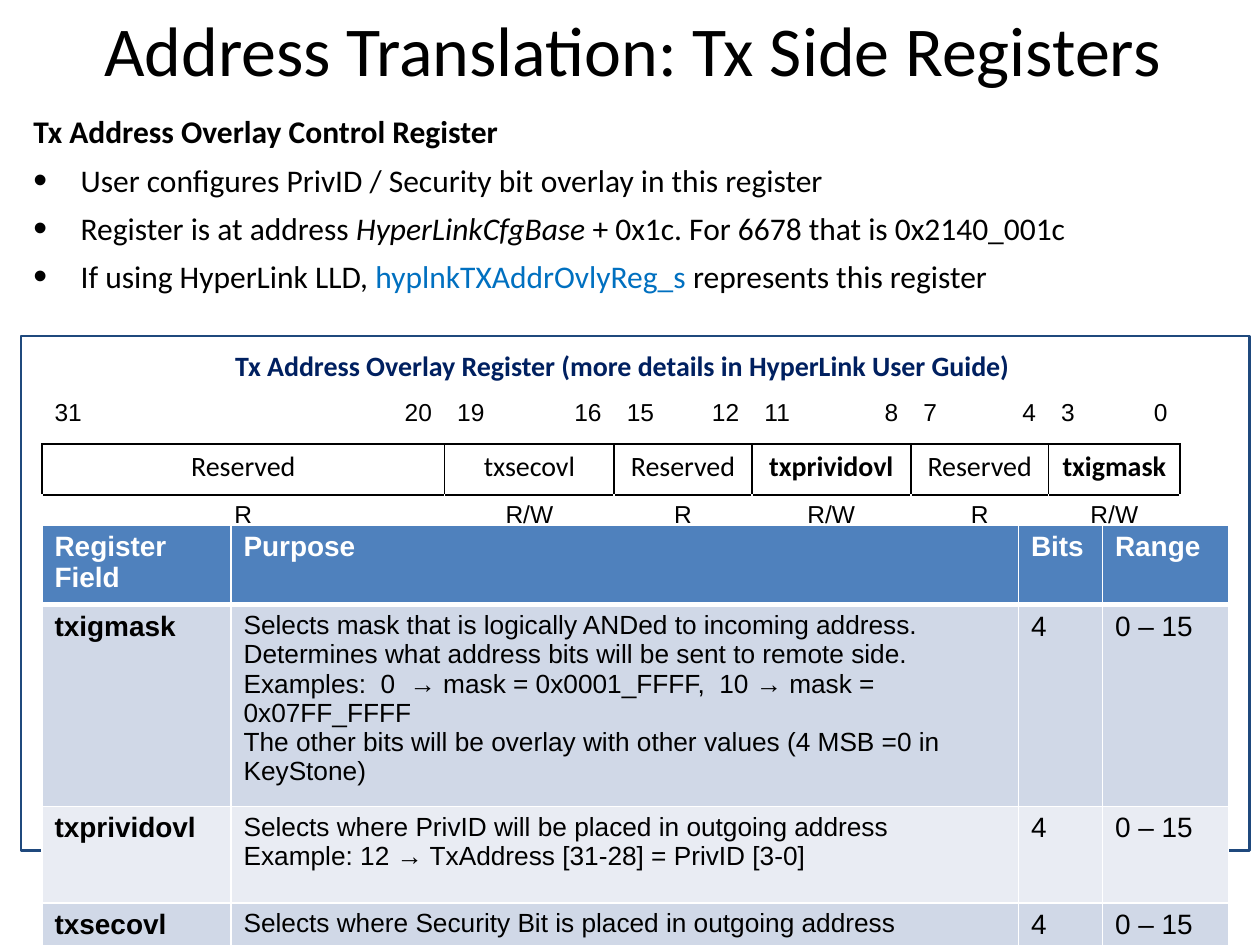
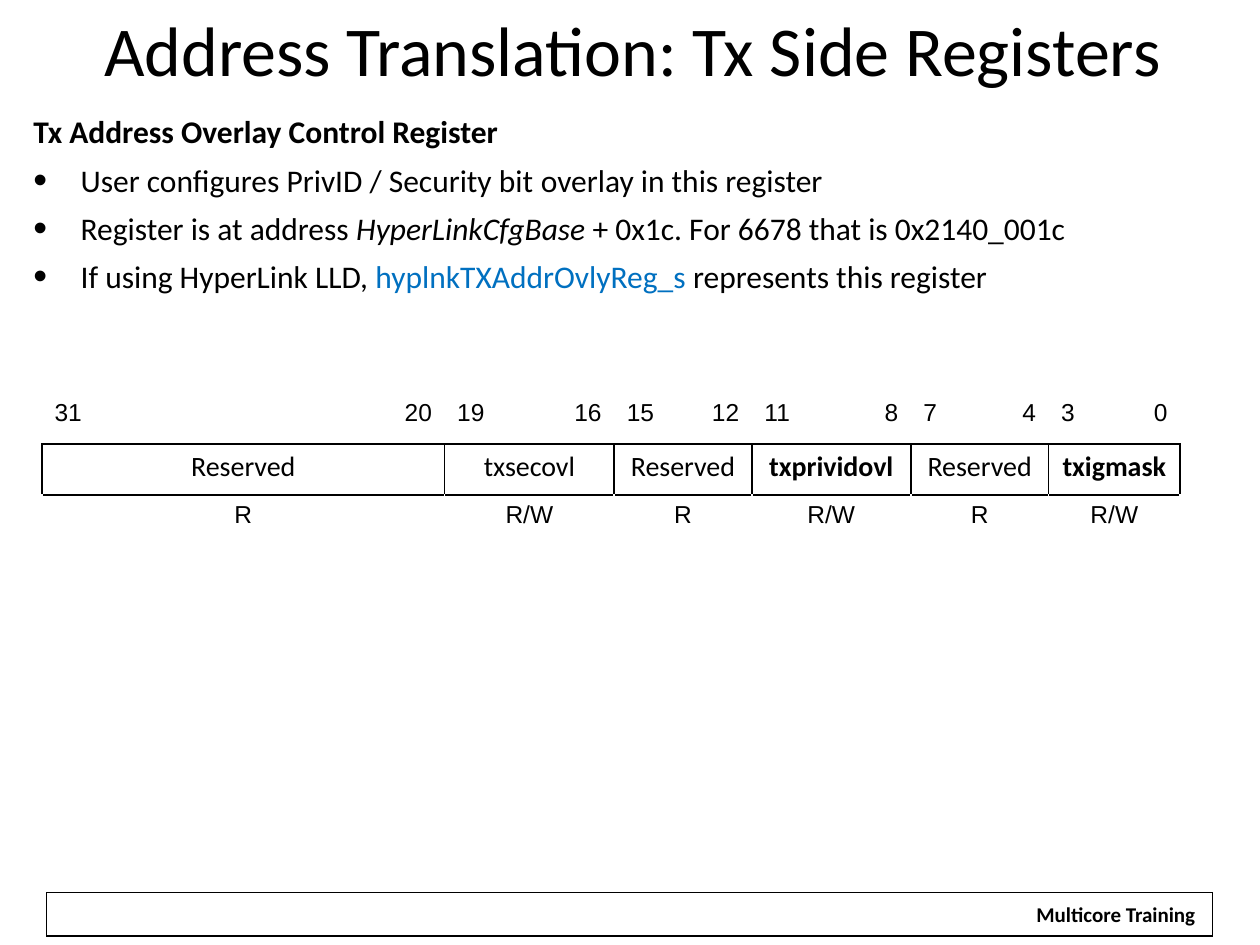
Before and after one commit to hari1989/keystone-workshop, a slide deck: slide 19 of preliminary/Working/presentations/Intro to Hyperlink.pptx (slide 20 before the commit). Drawn at 1260x945 pixels with LibreOffice and Linux fonts; fonts in the diff are those of the drawing; background and template pictures are left out. Boxes give left, top, right and bottom in pixels: in the first picture for what was removed or moved away, otherwise in the second. Text is boxed around its words. In the diff, an @@ line names an element or a change of style, - is before the commit and + after.

Commit message:
Hopefully correct address translation

```diff
--- a/preliminary/Working/presentations/Intro to Hyperlink.pptx
+++ b/preliminary/Working/presentations/Intro to Hyperlink.pptx
@@ rectangle removed at <box>21,336,1250,850</box> @@
@@ text removed at <box>235,355,1009,381</box> @@
-Tx Address Overlay Register (more details in HyperLink User Guide)
@@ table removed at <box>42,525,1228,942</box>, 4 rows, 4 columns @@
-Register Field | Purpose | Bits | Range
-txigmask | Selects mask that is logically ANDed to incoming address. Determines what address bits will be sent to remote side. Examples: 0 → mask = 0x0001_FFFF, 10 → mask = 0x07FF_FFFF / The other bits will be overlay with other values (4 MSB =0 in KeyStone) | 4 | 0 – 15
-txprividovl | Selects where PrivID will be placed in outgoing address Example: 12 → TxAddress [31-28] = PrivID [3-0] | 4 | 0 – 15
-txsecovl | Selects where Security Bit is placed in outgoing address | 4 | 0 – 15
@@ rectangle "Multicore Training": place and size @@
-rectangle "Multicore Training" at <box>1036,905,1195,929</box>
+rectangle "Multicore Training" at <box>1022,896,1208,934</box>
```
Also in this commit, not shown: 14 other slides changed, 13 slides added, 10 slides removed.
